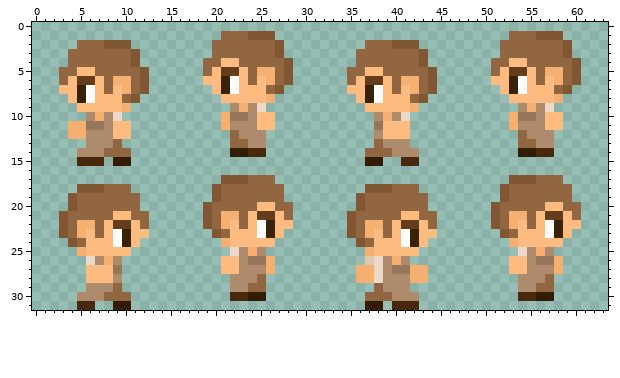
Two versions of one pixel-art sprite, assets/textures/entity/player/character_walk_horizontal.png. Above is the file before it was changed.
The file is 64x32 pixels. Colours within 5 levels of each other are drawn and written as one.
And afterwards:
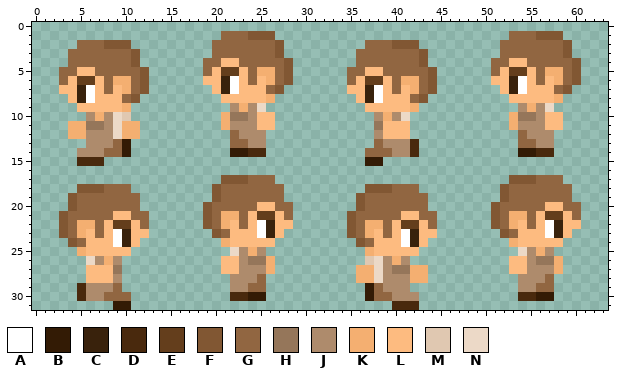
Palette (. is transparent): A #ffffff  B #331b05  C #39220c  D #49290d  E #643e1c  F #815733  G #916641  H #95765a  J #ae8b6c  K #f4af71  L #fdbb80  M #e0c8b1  N #ecd9c7
Edits made:
Colour B now appears in row 13 at x 10; in row 29 at x 37.
The author changed colour G to colour B in row 14 at x 10; in row 30 at x 37.
Colour D now appears in row 13 at x 42; in row 29 at x 5.
The author changed colour J to colour D in row 14 at x 42; in row 30 at x 5.
Colour K now appears in rows 11 to 12 at x 11.
The author changed colour L to colour K in rows 11 to 12 at x 10.
Colour M now appears in row 10 at x 10.
The author changed colour L to colour N in rows 11 to 12 at x 9.
The author cleared colour B in row 15 at x 9 to 10; in row 31 at x 37 to 38.
The author cleared colour D in row 15 at x 41 to 42; in row 31 at x 5 to 6.
